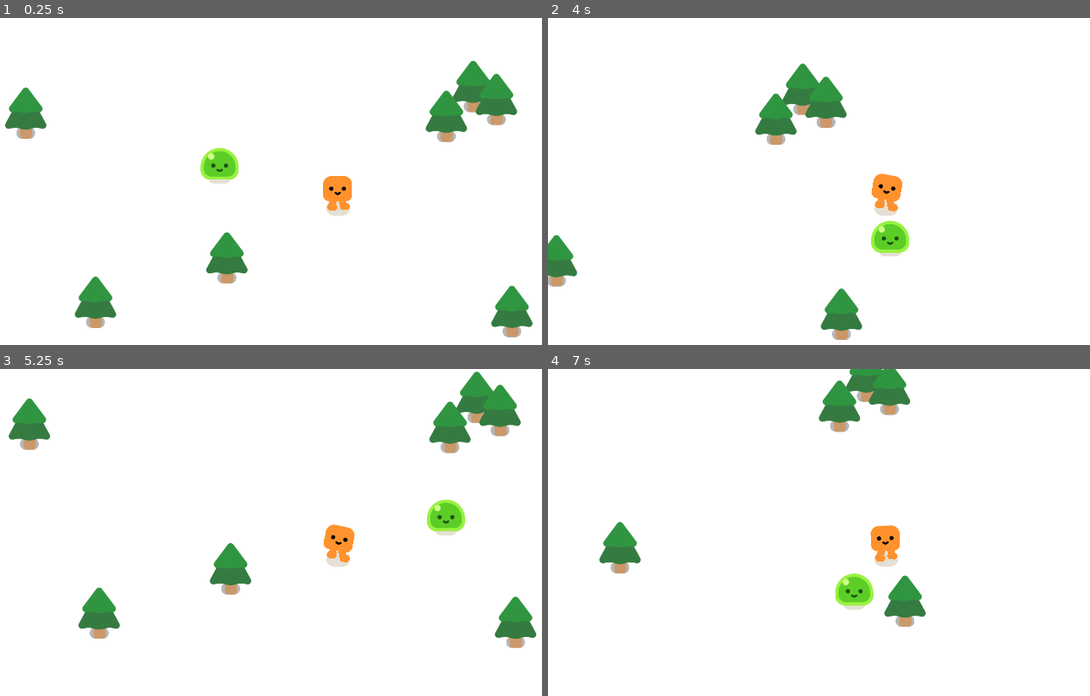
Above: before the commit, frames 1-4 (two rows, left to right).
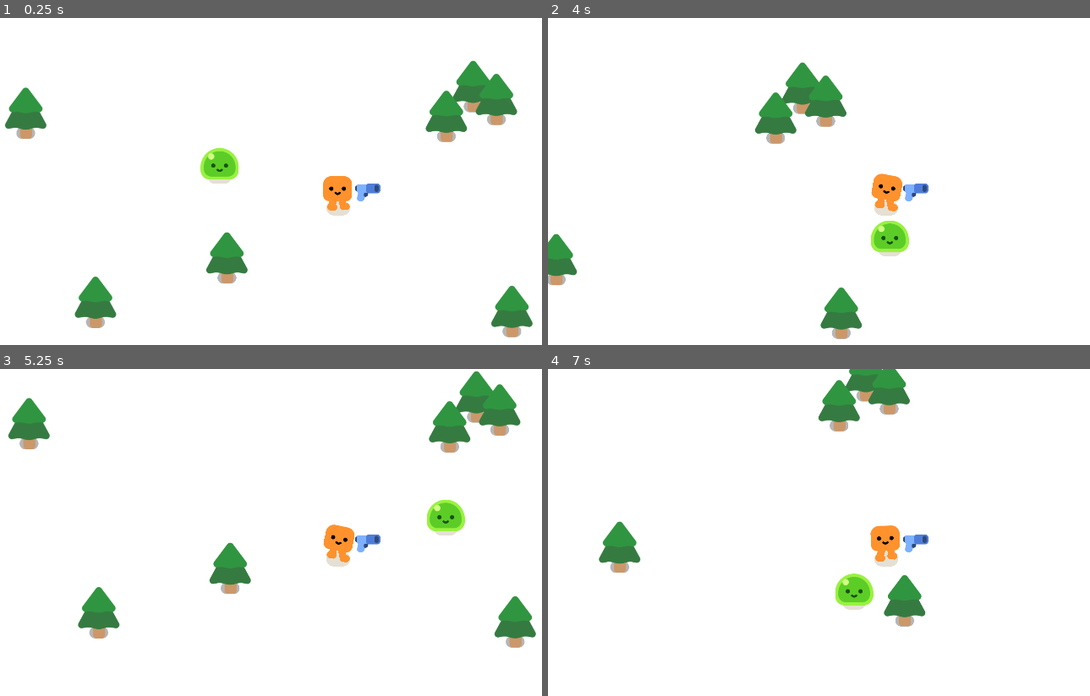
Above: after the commit, the same moments.

Repository: MiseHinoha/survivors-like-practice
Game: Godot game, scene res://survivors_game.tscn
The game is run twice, just before and just after one commit, with the same random seed, the same clock (stepped at 60 frames per second) and the same inputs.
Inputs:
- Up to frame 1 (0.25 s): no input
- Up to frame 2 (4 s): hold D (move_right) 0.53-1.28 s; hold S (move_down) 1.28-2.03 s; hold D (move_right) 2.03-2.78 s; hold W (move_up) 2.78-3.53 s; hold A (move_left) from 3.53 s (still down)
- Up to frame 3 (5.25 s): release A (move_left) at 5.03 s; hold S (move_down) from 5.03 s (still down)
- Up to frame 4 (7 s): release S (move_down) at 5.78 s; hold D (move_right) 5.78-6.53 s; hold W (move_up) from 6.53 s (still down)

The runs differ from the first frame. In frame 1, 0.2% of the frame differs, in the area x 65-71%, y 50-57%; in frame 2, 0.8%, in the area x 0-71%, y 13-99%; in frame 3, 0.7%; in frame 4, 0.5%.

Commit message:
添加gun；TODO：layer没调整好，枪不会旋转

Diff:
--- /dev/null
+++ b/gun.gd
@@ -0,0 +1,7 @@
+extends Area2D
+
+func _physics_process(delta):
+	var enemies_in_range = get_overlapping_bodies()	# 获取重叠
+	if enemies_in_range.size() > 0:
+		var target_enemy = enemies_in_range.front()	# 获取第一个
+		look_at(target_enemy.global_position)
--- /dev/null
+++ b/gun.tscn
@@ -0,0 +1,22 @@
+[gd_scene load_steps=4 format=3 uid="uid://dimx2oyas3m4x"]
+
+[ext_resource type="Script" path="res://gun.gd" id="1_fy1ua"]
+[ext_resource type="Texture2D" uid="uid://cswb5do8rrj7q" path="res://pistol/pistol.png" id="1_qcq7o"]
+
+[sub_resource type="CircleShape2D" id="CircleShape2D_xecmp"]
+radius = 196.064
+
+[node name="Gun" type="Area2D"]
+script = ExtResource("1_fy1ua")
+
+[node name="CollisionShape2D" type="CollisionShape2D" parent="."]
+shape = SubResource("CircleShape2D_xecmp")
+
+[node name="WeaponPivot" type="Marker2D" parent="."]
+
+[node name="Pistol" type="Sprite2D" parent="WeaponPivot"]
+position = Vector2(84, -45)
+texture = ExtResource("1_qcq7o")
+
+[node name="ShootingPoint" type="Marker2D" parent="WeaponPivot/Pistol"]
+position = Vector2(25.1087, -10.0348)
--- a/mob.tscn
+++ b/mob.tscn
@@ -7,6 +7,7 @@
 radius = 52.0
 
 [node name="Mob" type="CharacterBody2D"]
+collision_layer = 2
 script = ExtResource("1_gad7s")
 
 [node name="Slime" parent="." instance=ExtResource("1_5blua")]
--- a/player.tscn
+++ b/player.tscn
@@ -1,7 +1,8 @@
-[gd_scene load_steps=4 format=3 uid="uid://gyy22lwwmn67"]
+[gd_scene load_steps=5 format=3 uid="uid://gyy22lwwmn67"]
 
 [ext_resource type="Script" path="res://player.gd" id="1_8pk53"]
 [ext_resource type="PackedScene" uid="uid://pbmyh1qru7p" path="res://characters/happy_boo/happy_boo.tscn" id="1_isufp"]
+[ext_resource type="PackedScene" uid="uid://dimx2oyas3m4x" path="res://gun.tscn" id="3_0pq3m"]
 
 [sub_resource type="CircleShape2D" id="CircleShape2D_q0qin"]
 radius = 33.95
@@ -16,3 +17,5 @@
 shape = SubResource("CircleShape2D_q0qin")
 
 [node name="Camera2D" type="Camera2D" parent="."]
+
+[node name="Gun" parent="." instance=ExtResource("3_0pq3m")]
